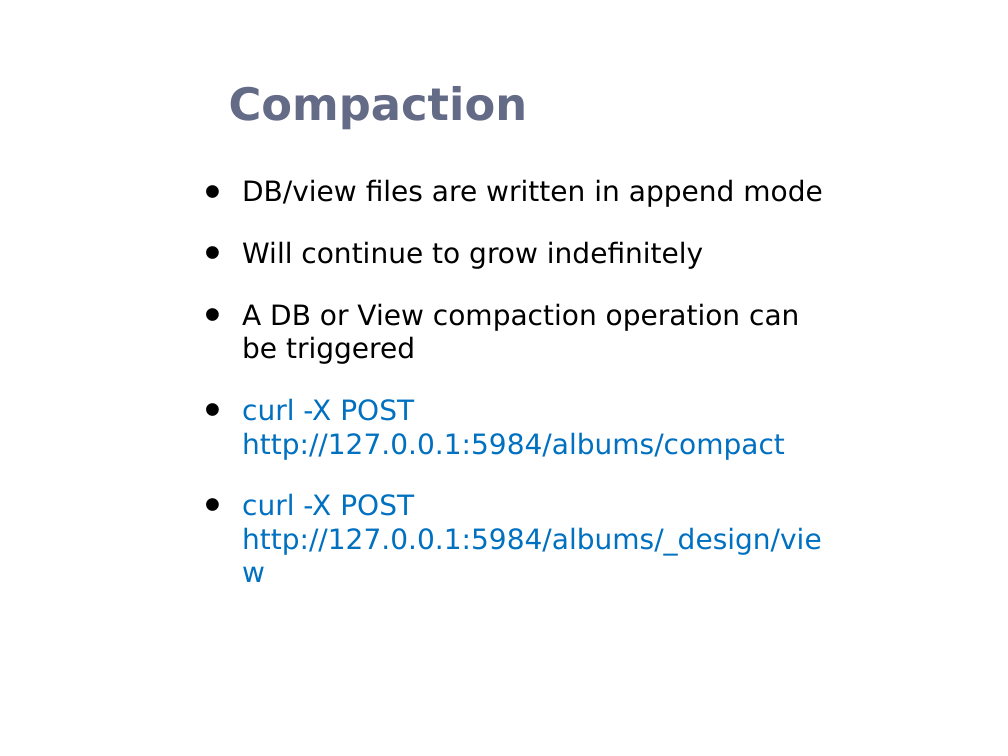
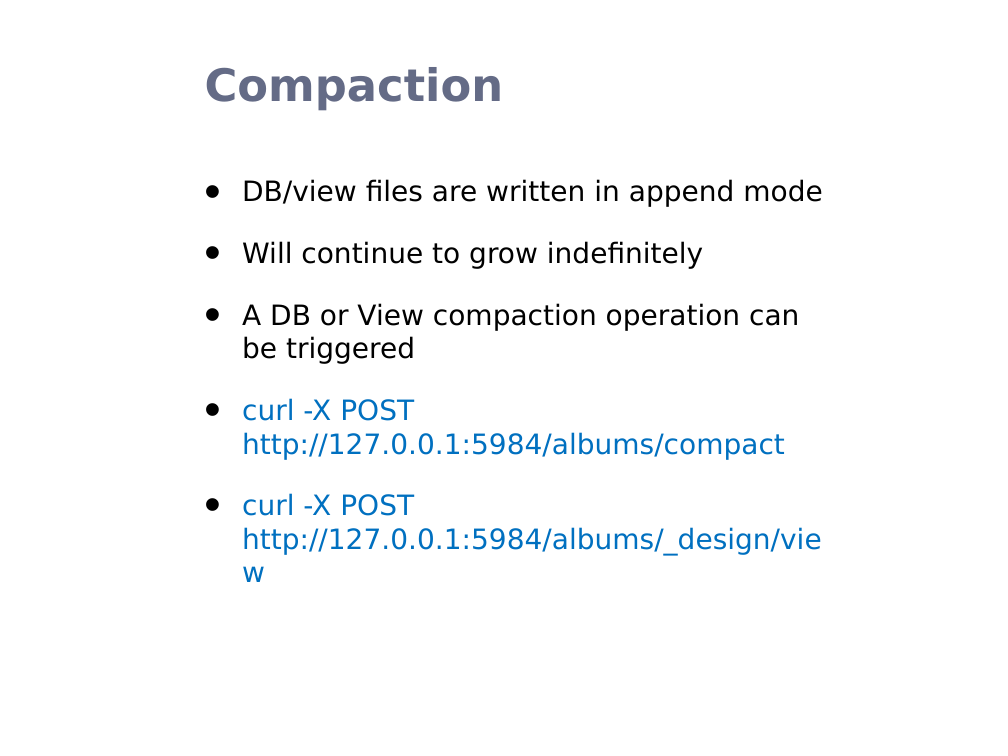
Before and after one commit to rohanz1993/Team_9_Heroku_Shopping_Cart_-_AWS_NoSQL_Service, a slide deck: slide 30 of Donita/CouchDB.pptx. Drawn at 1008x756 pixels with LibreOffice and Linux fonts; fonts in the diff are those of the drawing; background and template pictures are left out. Boxes give left, top, right and bottom in pixels: in the first picture for what was removed or moved away, otherwise in the second. Text is boxed around its words. In the diff, an @@ line names an element or a change of style, - is before the commit and + after.

```diff
--- a/Donita/CouchDB.pptx
+++ b/Donita/CouchDB.pptx
@@ title "Compaction" moved from (x1=229, y1=86, x2=528, y2=130) to (x1=205, y1=67, x2=504, y2=111) @@
```
Also in this commit, not shown: 2 other slides changed.
